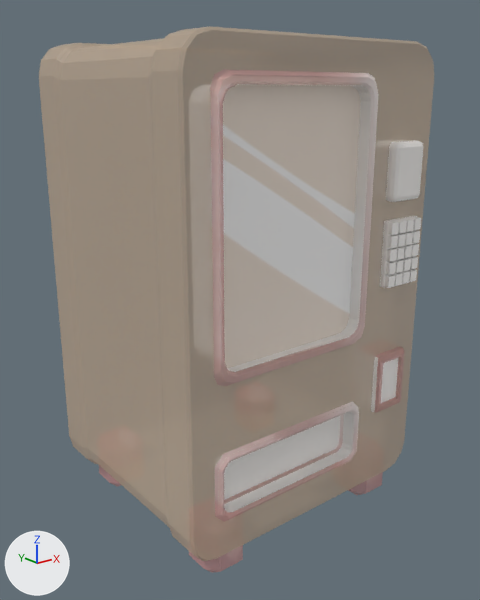
An edit to the FBX model UntitledTrainGame/Assets/_/Database/Content/3D-Models/3D_Vending_Machine-Blue.fbx, drawn before and after from the same camera.
Both versions are drawn from a 50 mm lens placed at (-2.44, -2.25, 0.97), pointed at (-0.3, 0.42, -0.09). Lighting does not change. The marker at lower left points along +X, +Y and +Z. Where no turn or scale is listed for an object, it has been applied to the vertices. Vertices at the same position are counted once.

The first picture shows '3D_Vending_Machine-Blue'.
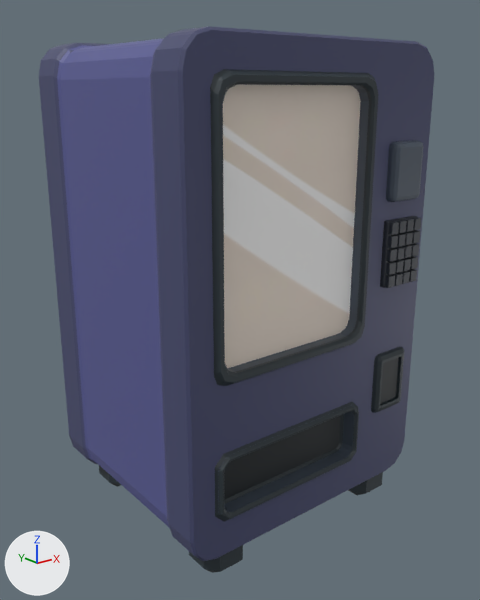
The newer file is also turned or shifted as a whole; pictures and numbers use the older file's frame.

Pixel boxes [x1, y1, x2, y2] of what changed, in the pictures (480 x 600 px):
part 1 of me_cube_009, recoloured (brown to blue)
    both: [39, 26, 434, 561]

The change in detail:
Picture 'TEXTURE_Color-palette.png' (img_texture_color_palette_png) is new.
Picture 'TEXTURE_Machine.png' (img_texture_machine_png) is new.
Material 'M_PROPS-color-palette.003' (mat_m_props_color_palette_003) is new.
Its texture is img_texture_color_palette_png.
Material 'MAT_Machine_Texture.002' (mat_mat_machine_texture_002) is new.
Its texture is img_texture_machine_png.
me_cube_009 has 1600 vertices, 1643 faces and spans x -1.04..0.46, y -0.22..1.1, z -1.24..1.2.
me_cube_009 is used by ob_3d_vending_machine_blue; location (0.0, 0.0, 0.0).
me_cube_009 part 1: 1641 of the faces centred in x -1.04..0.46, y -0.22..1.1, z -1.24..1.2 switch from mat_m_props_alpha_002 to mat_m_props_color_palette_003 (picture img_texture_color_palette_png).
me_cube_009 now uses material mat_mat_machine_texture_002 (picture img_texture_machine_png).
